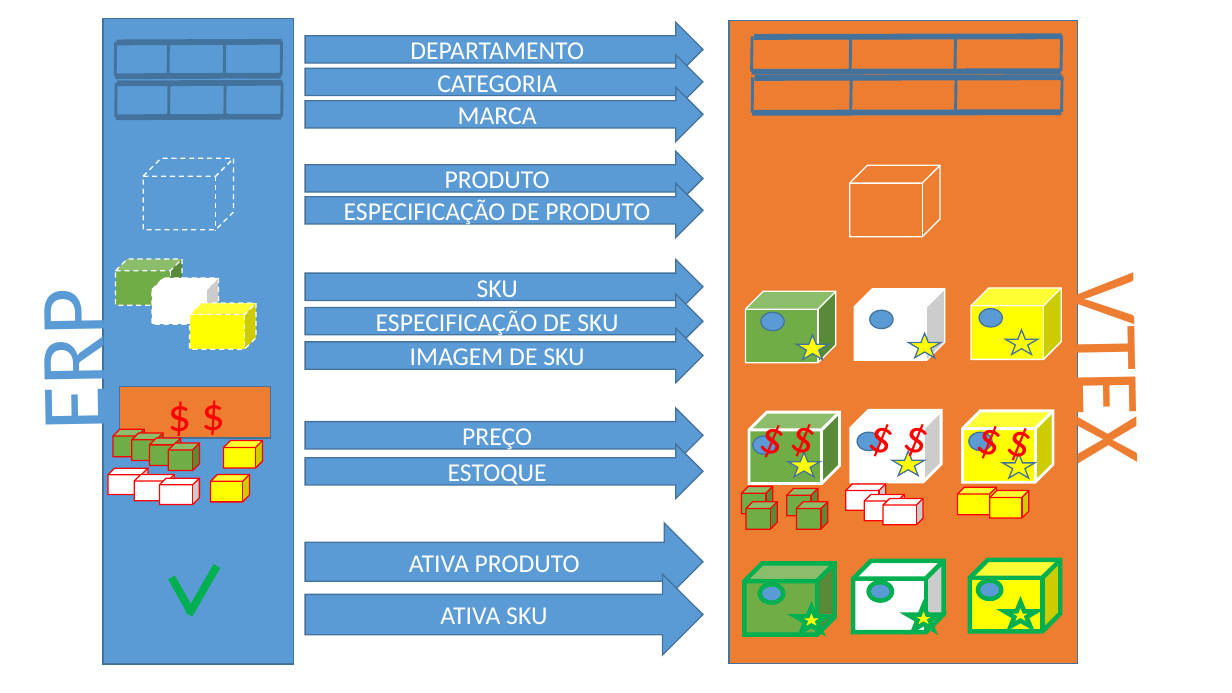
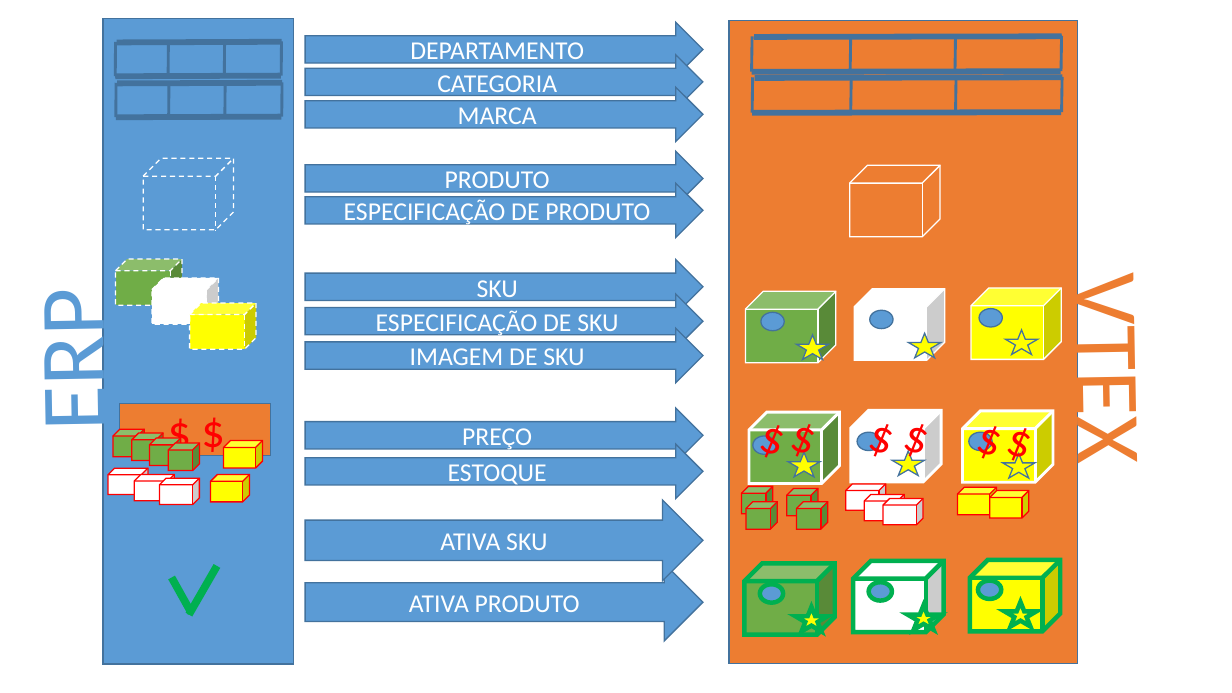
Before and after one commit to adrianoaguiar/vcs.integration.samples, a slide deck: slide 3 of integracao/ERP-catalogo-expresso/SKU to VTEXADMIN to SITE.pptx. Drawn at 1232x693 pixels with LibreOffice and Linux fonts; fonts in the diff are those of the drawing. Boxes give left, top, right and bottom in pixels: in the first picture for what was removed or moved away, otherwise in the second. Text is boxed around its words. In the diff, an @@ line names an element or a change of style, - is before the commit and + after.

```diff
--- a/integracao/ERP-catalogo-expresso/SKU to VTEXADMIN to SITE.pptx
+++ b/integracao/ERP-catalogo-expresso/SKU to VTEXADMIN to SITE.pptx
@@ text "$ $": place and size @@
-text "$ $" at (114, 378, 279, 447)
+text "$ $" at (114, 396, 279, 464)
@@ rectangle: place and size @@
-rectangle at (119, 386, 271, 438)
+rectangle at (119, 404, 271, 456)
@@ right arrow "ATIVA SKU": place and size @@
-right arrow "ATIVA SKU" at (305, 574, 703, 655)
+right arrow "ATIVA SKU" at (305, 500, 703, 581)
@@ right arrow "ATIVA PRODUTO": place and size @@
-right arrow "ATIVA PRODUTO" at (305, 523, 703, 601)
+right arrow "ATIVA PRODUTO" at (305, 564, 703, 641)
```
Also in this commit, not shown: 18 other files.
